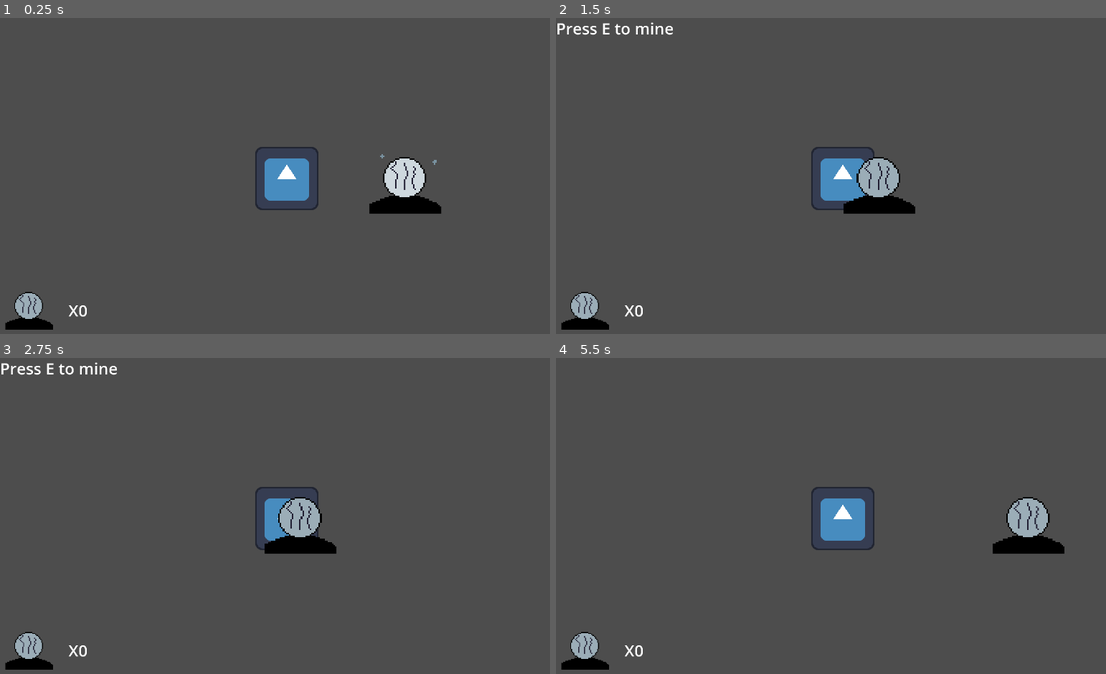
Above: before the commit, frames 1-4 (two rows, left to right).
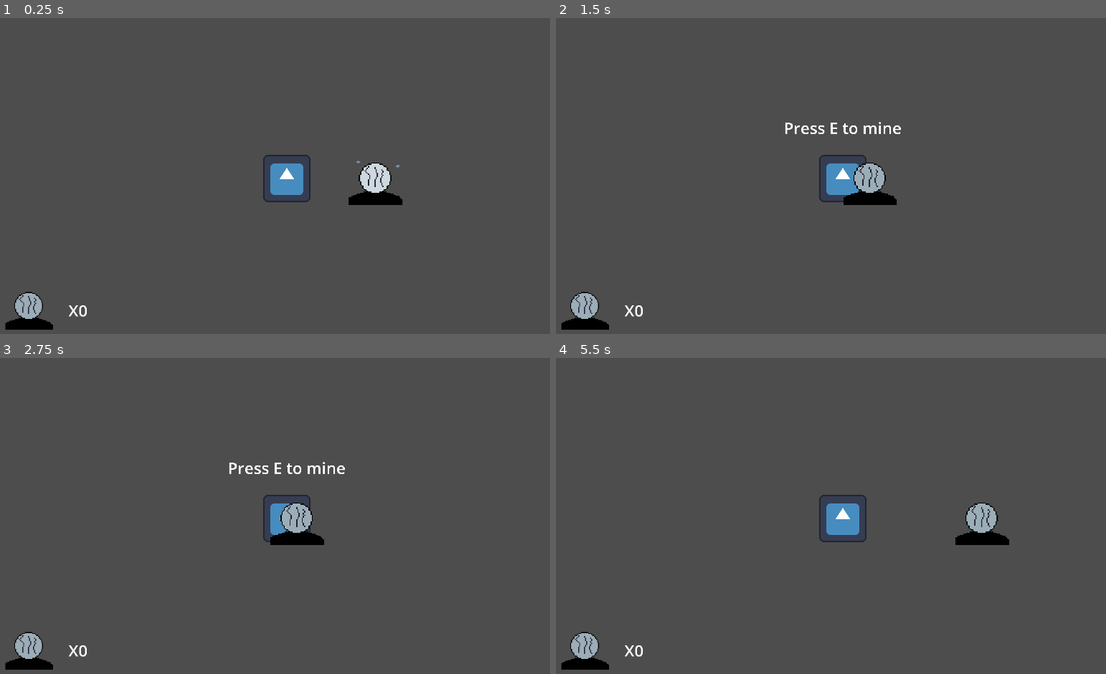
Above: after the commit, the same moments.

Repository: Jrees98/Pirate_Jam_15
Game: Godot game, scene res://Scenes/main.tscn
Two runs of this game, one before a commit and one after it. Both use one fixed random seed, a clock stepped at 60 frames per second and the inputs below. The project has no main scene, so this scene is started directly. The engine's default icon, where the game draws it, is replaced by a stand-in: a white triangle on a blue panel in a dark square.
Inputs:
- Up to frame 1 (0.25 s): no input
- Up to frame 2 (1.5 s): tap Enter at 0.5 s; hold D (move_right) 0.53-1.28 s; hold E (interact) 0.53-1.28 s; hold A (move_left) from 1.28 s (still down); tap E (interact) at 1.35 s
- Up to frame 3 (2.75 s): release A (move_left) at 2.03 s; hold D (move_right) from 2.03 s (still down); hold E (interact) from 2.03 s (still down)
- Up to frame 4 (5.5 s): release E (interact) at 2.78 s; tap E (interact) at 2.85, 4.35 s; release D (move_right) at 3.53 s; hold E (interact) 3.53-4.28 s; hold A (move_left) from 3.53 s (still down); hold E (interact) from 5.03 s (still down)

The runs differ from the first frame. In frame 1, 2.7% of the frame differs, in the area x 46-81%, y 40-62%; in frame 2, 2.2%; in frame 3, 1.9%; in frame 4, 3.0%, in the area x 46-93%, y 40-62%.

Commit message:
resized camera

Diff:
--- a/Scenes/player.tscn
+++ b/Scenes/player.tscn
@@ -20,7 +20,7 @@
 shape = SubResource("RectangleShape2D_fabt6")
 
 [node name="Camera2D" type="Camera2D" parent="."]
-zoom = Vector2(2, 2)
+zoom = Vector2(1.5, 1.5)
 
 [node name="RockNodeUI" type="CanvasLayer" parent="."]
 offset = Vector2(2.08165e-12, 2.08165e-12)
@@ -28,9 +28,17 @@
 
 [node name="InteractLabel" type="Label" parent="RockNodeUI"]
 visible = false
-offset_top = 1134.0
-offset_right = 474.0
-offset_bottom = 1222.0
+anchors_preset = 8
+anchor_left = 0.5
+anchor_top = 0.5
+anchor_right = 0.5
+anchor_bottom = 0.5
+offset_left = -237.0
+offset_top = -248.0
+offset_right = 237.0
+offset_bottom = -160.0
+grow_horizontal = 2
+grow_vertical = 2
 theme_override_font_sizes/font_size = 64
 text = "Press E to mine"
 
--- a/Scripts/mining_node.gd
+++ b/Scripts/mining_node.gd
@@ -14,7 +14,6 @@
 func _process(delta):
 	if can_mine and Input.is_action_pressed("interact"):
 		mine()
-	interact_label.position = Global.global_player_position
 
 # Called when the body enters the area
 func _on_area_2d_body_entered(body):
--- a/Scripts/player.gd
+++ b/Scripts/player.gd
@@ -16,5 +16,3 @@
 	move_and_slide()
 
 	$RockNodeUI/HBoxContainer/CoalQuantity.text = "X" + str(Global.total_coal)
-
-	global_position = $".".global_position
